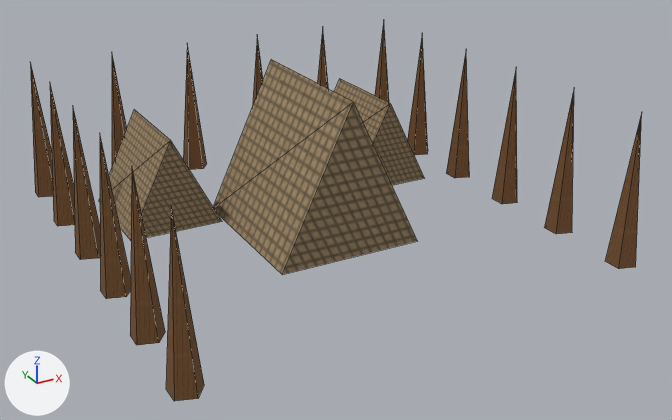
A saved change to the glTF model app/src/main/assets/3d/field/military-FORT-1-lod1.glb.
Both versions are drawn from a 50 mm camera at (-0.697, -1.361, 0.698) aimed at (0.015, -0.065, 0.051). The lights are fixed; the arrows at lower left show +X, +Y and +Z. The first picture is the older version. Mesh edges are drawn as thin lines. Vertices at exactly the same position are counted once.
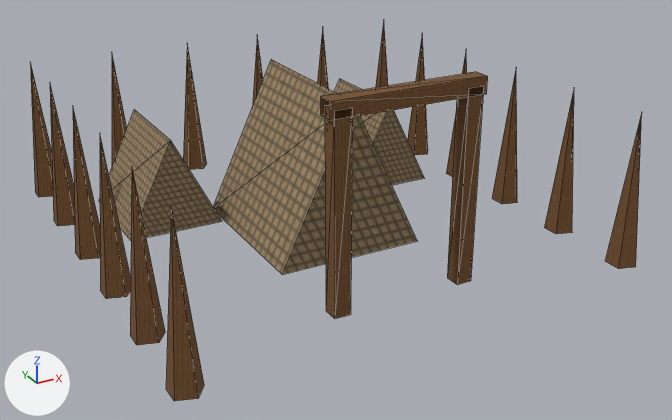
Changed parts and their boxes (x1, y1, x2, y2) in the pictures (672 x 420 px):
```json
{"part": 1, "of": "me_mesh_0", "change": "added", "after": [321, 72, 488, 319], "on screen": "brown"}
```

Edits to the scene script, one JSON object a line:
```json
{"block": "me_mesh_0", "where": "# used by ob_mesh_0; location = (0.0, 0.0, 0.0)"}
{"op": "remove", "block": "me_mesh_0", "code": "me_mesh_0.from_pydata(...)  # 114 vertices, 98 faces; spans x -0.401..0.406, y -0.405..0.405, z 0.0..0.27"}
{"op": "add", "block": "me_mesh_0", "code": "me_mesh_0.from_pydata(...)  # 138 vertices, 128 faces; spans x -0.401..0.406, y -0.405..0.405, z 0.0..0.333"}
{"block": "me_mesh_0", "change": "me_mesh_0 part 1"}
{"block": "me_mesh_0", "change": "12 vertices are added at x -0.13..0.13, y -0.313, z 0.0..0.333"}
{"block": "me_mesh_0", "change": "12 new vertices lie (0.0, 0.026, 0.0) away from vertices in x -0.13..0.13, y -0.313, z 0.0..0.333"}
{"block": "me_mesh_0", "change": "30 new faces join them"}
```
